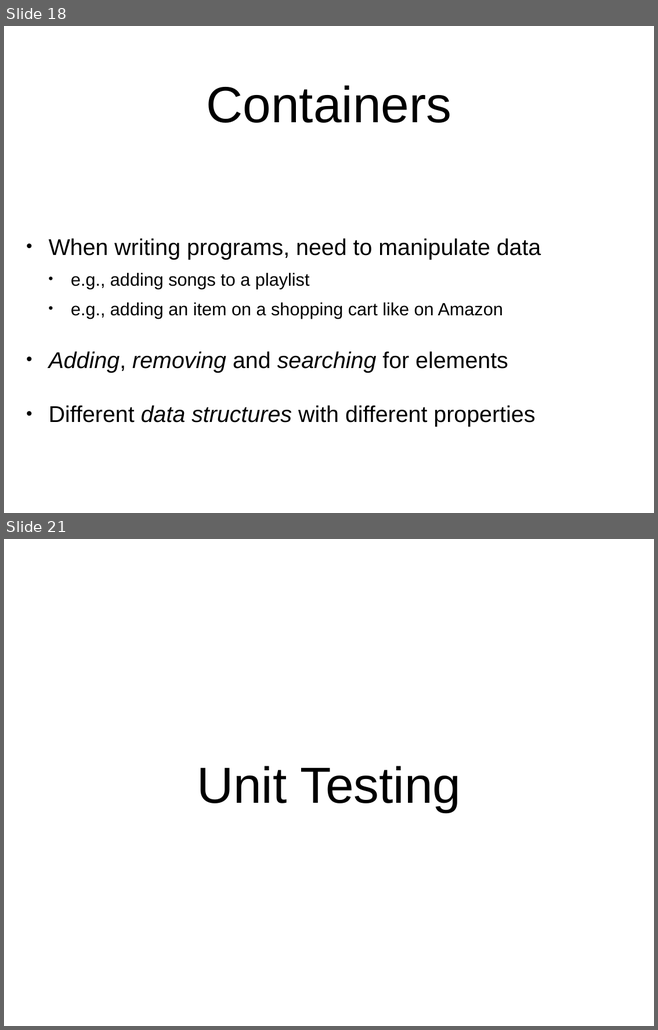
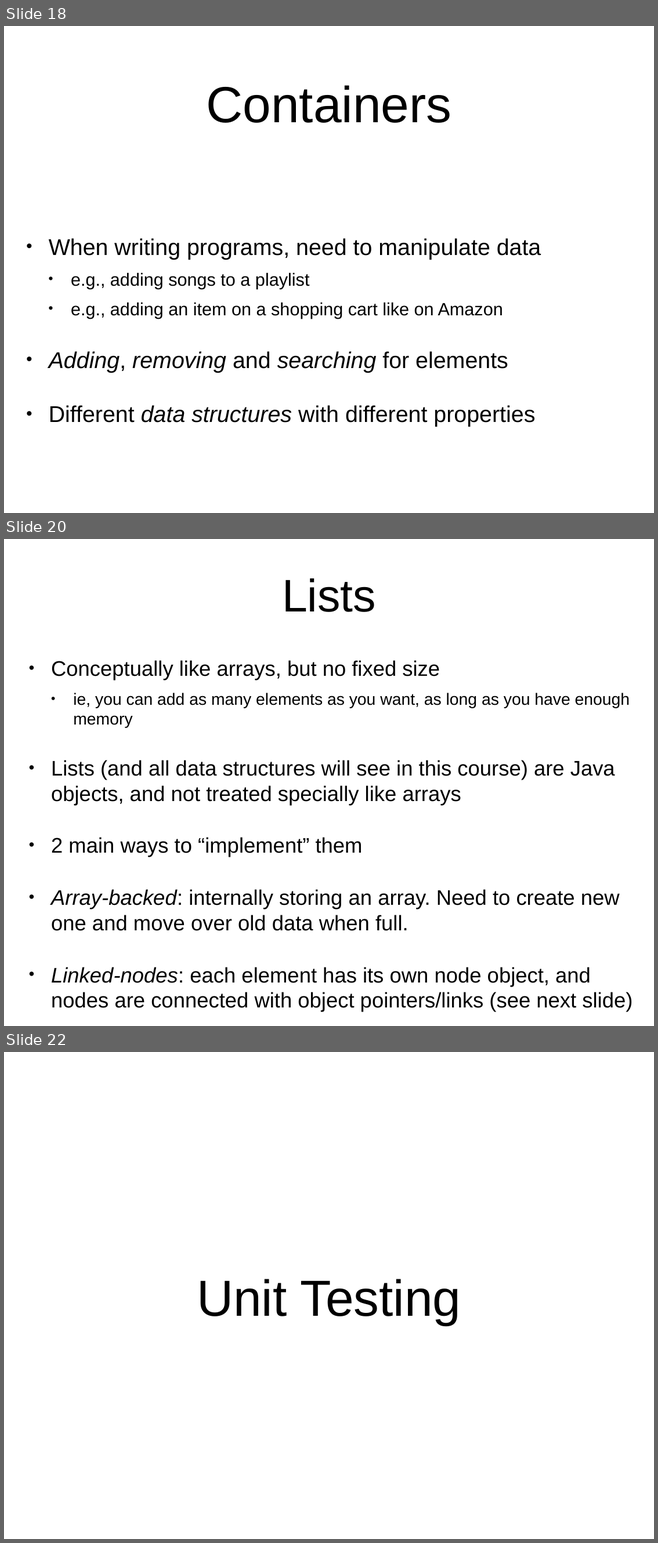
Before and after one commit to arcuri82/algorithms, a slide deck: docs/slides/01/01_intro.pptx. Shown one above the other, each under a label of ours: slides 18 and 21 before the commit, slides 18, 20 and 22 after it; the slides between them are not shown. The pictures are 658x1030 and 658x1543 pixels, drawn with LibreOffice and Linux fonts; fonts in the diff are those of the drawing. Boxes give left, top, right and bottom in pixels: in the first picture for what was removed or moved away, otherwise in the second. Text is boxed around its words. In the diff, an @@ line names an element or a change of style, - is before the commit and + after.

```diff
--- a/docs/slides/01/01_intro.pptx
+++ b/docs/slides/01/01_intro.pptx
@@ slide 20 added at (4,539,654,1026), background #FFFFFF @@
@@ title added at (282,578,376,612), 72 pt, text #000000 @@
+Lists
@@ text added at (51,660,632,1012), 33.3 pt, text #000000 @@
+• Conceptually like arrays, but no fixed size
+  • ie, you can add as many elements as you want, as long as you have enough memory
+• Lists (and all data structures will see in this course) are Java objects, and not treated specially like arrays
+• 2 main ways to “implement” them
+• Array-backed: internally storing an array. Need to create new one and move over old data when full.
+• Linked-nodes: each element has its own node object, and nodes are connected with object pointers/links (see next slide)
@@ what was slide 21 is now slide 22 @@
```
Also in this commit, not shown: 4 slides changed, 3 other files.
